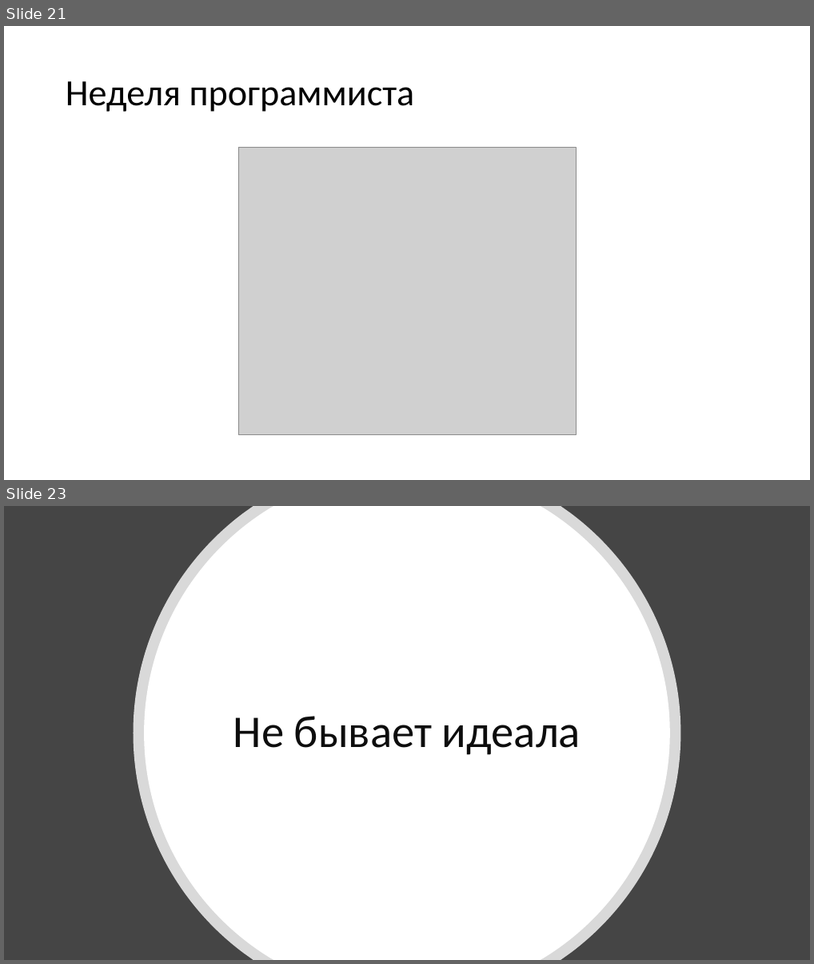
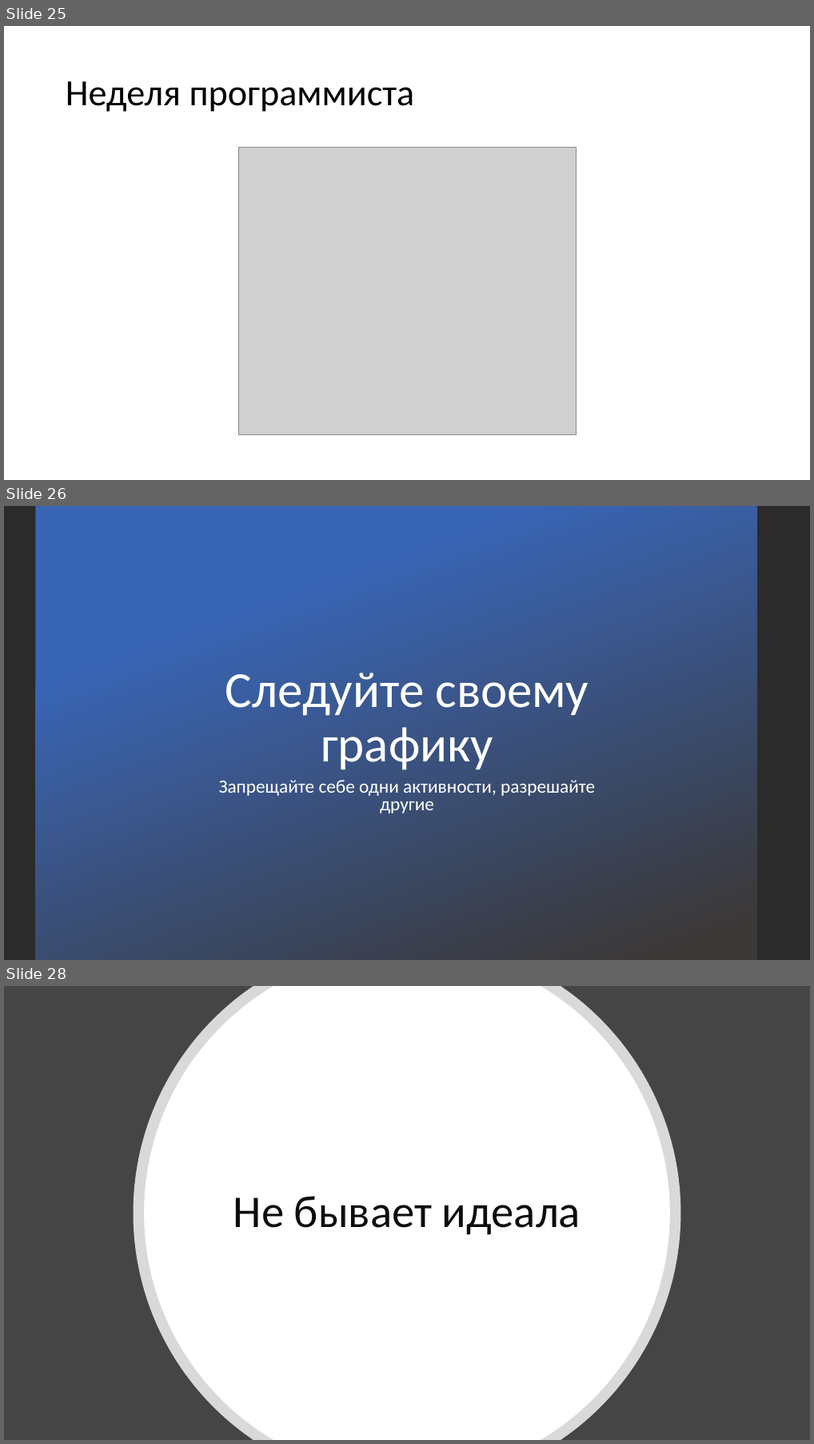
Before and after one commit to kugushev/presentations, a slide deck: 2018_Students-Breakfast/Presentation.pptx. Shown one above the other, each under a label of ours: slides 21 and 23 before the commit, slides 25, 26 and 28 after it; the slides between them are not shown. The pictures are 814x964 and 814x1444 pixels, drawn with LibreOffice and Linux fonts; fonts in the diff are those of the drawing; grey boxes stand for pictures; background and template pictures are left out; a plain dark background stands for a picture behind light text. Boxes give left, top, right and bottom in pixels: in the first picture for what was removed or moved away, otherwise in the second. Text is boxed around its words. In the diff, an @@ line names an element or a change of style, - is before the commit and + after.

```diff
--- a/2018_Students-Breakfast/Presentation.pptx
+++ b/2018_Students-Breakfast/Presentation.pptx
@@ slide 26 added at bbox=[4, 506, 810, 960], background picture (left out) @@
@@ rectangle added at bbox=[35, 506, 757, 960], fill gradient #3965B5 to #3B3838 @@
@@ title added at bbox=[226, 672, 590, 770], 60 pt, text #FFFFFF @@
+Следуйте своему графику
@@ subtitle added at bbox=[219, 780, 595, 813], 22.2 pt, text #FFFFFF @@
+Запрещайте себе одни активности, разрешайте другие
@@ what was slide 21 is now slide 25 @@
@@ what was slide 23 is now slide 28 @@
```
Also in this commit, not shown: 3 slides changed, 5 other slides added, 1 slide removed.
